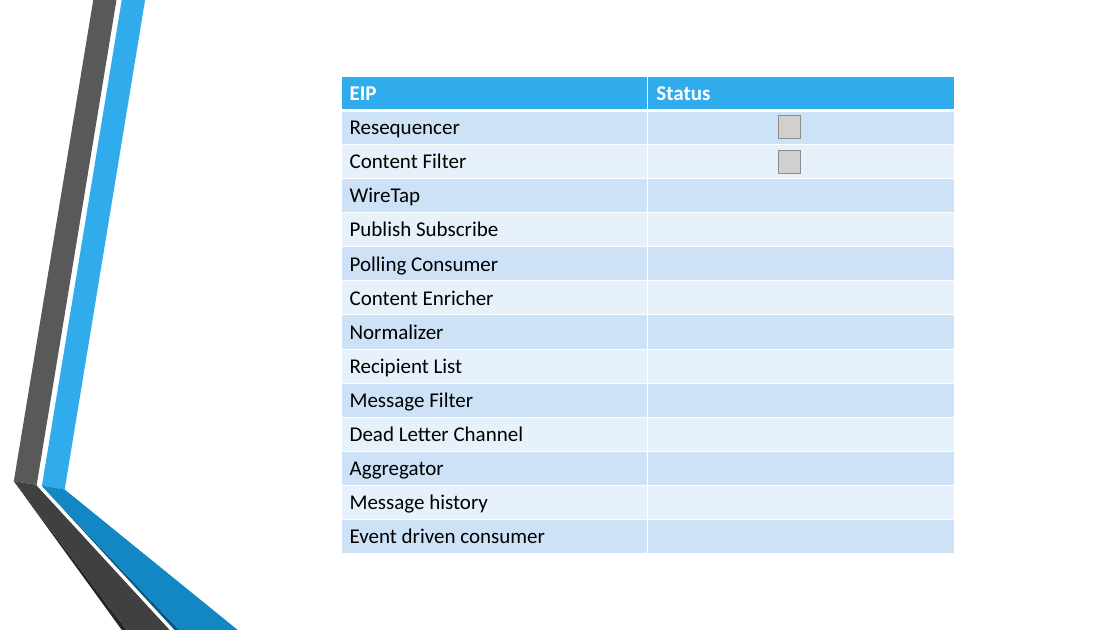
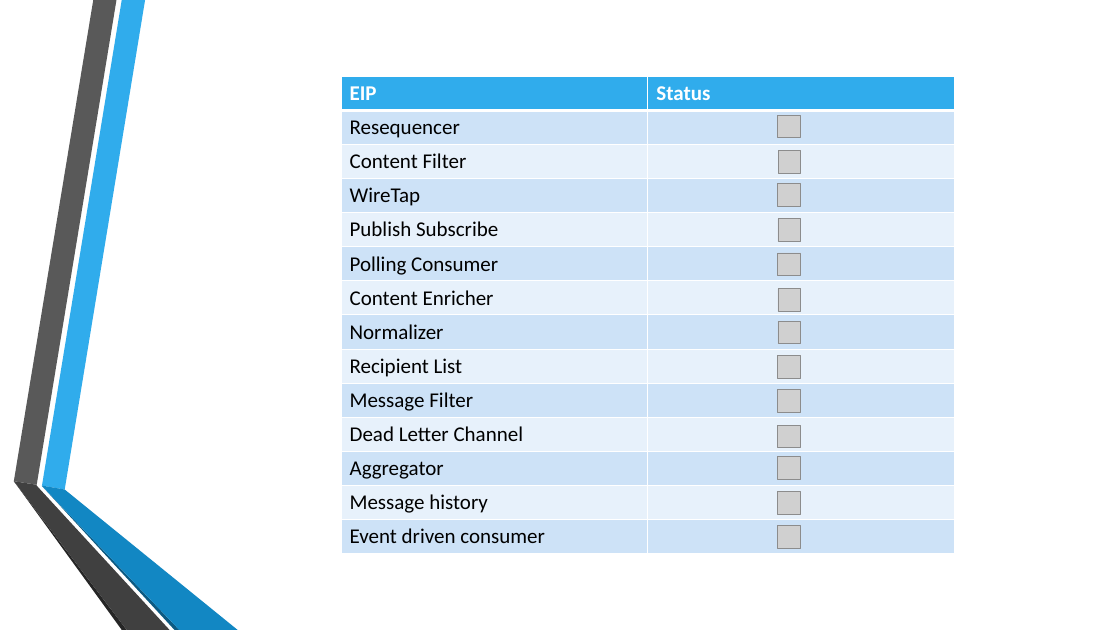
Before and after one commit to pgrutsch/tuwien_ss14_workflow_10, a slide deck: slide 3 of docs/IR1.pptx. Drawn at 1120x630 pixels with LibreOffice and Linux fonts; fonts in the diff are those of the drawing; grey boxes stand for pictures; background and template pictures are left out. Boxes give left, top, right and bottom in pixels: in the first picture for what was removed or moved away, otherwise in the second. Text is boxed around its words. In the diff, an @@ line names an element or a change of style, - is before the commit and + after.

```diff
--- a/docs/IR1.pptx
+++ b/docs/IR1.pptx
@@ picture added at <box>778,183,801,206</box> @@
@@ picture added at <box>778,218,801,241</box> @@
@@ picture added at <box>778,253,801,276</box> @@
@@ picture added at <box>778,289,801,312</box> @@
@@ picture added at <box>778,321,801,344</box> @@
@@ picture added at <box>778,355,801,378</box> @@
@@ picture added at <box>778,390,801,413</box> @@
@@ picture added at <box>778,425,801,448</box> @@
@@ picture added at <box>778,457,801,480</box> @@
@@ picture added at <box>778,492,801,514</box> @@
@@ picture added at <box>778,526,801,549</box> @@
```
Also in this commit, not shown: 1 other slide changed, 2 other files.
